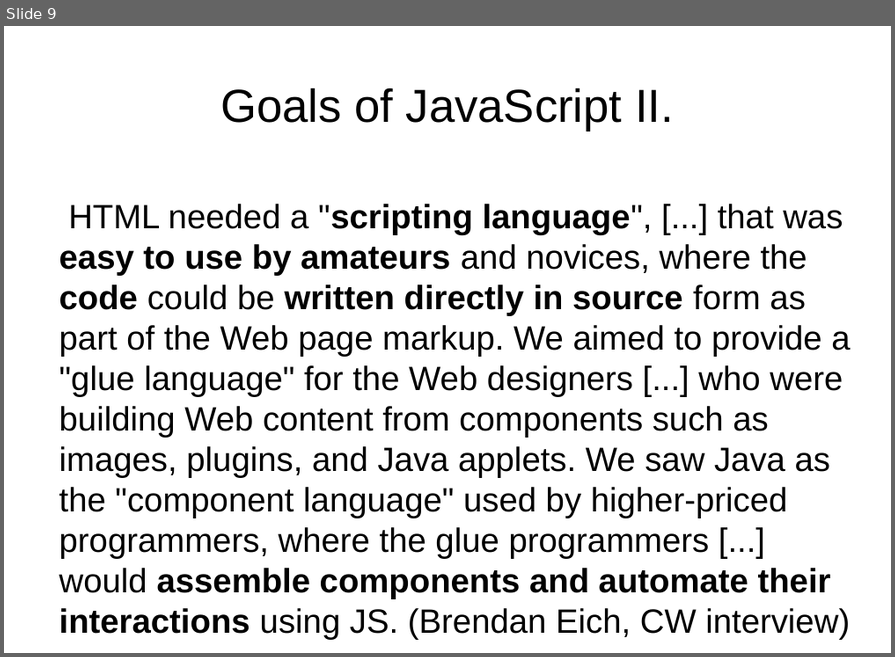
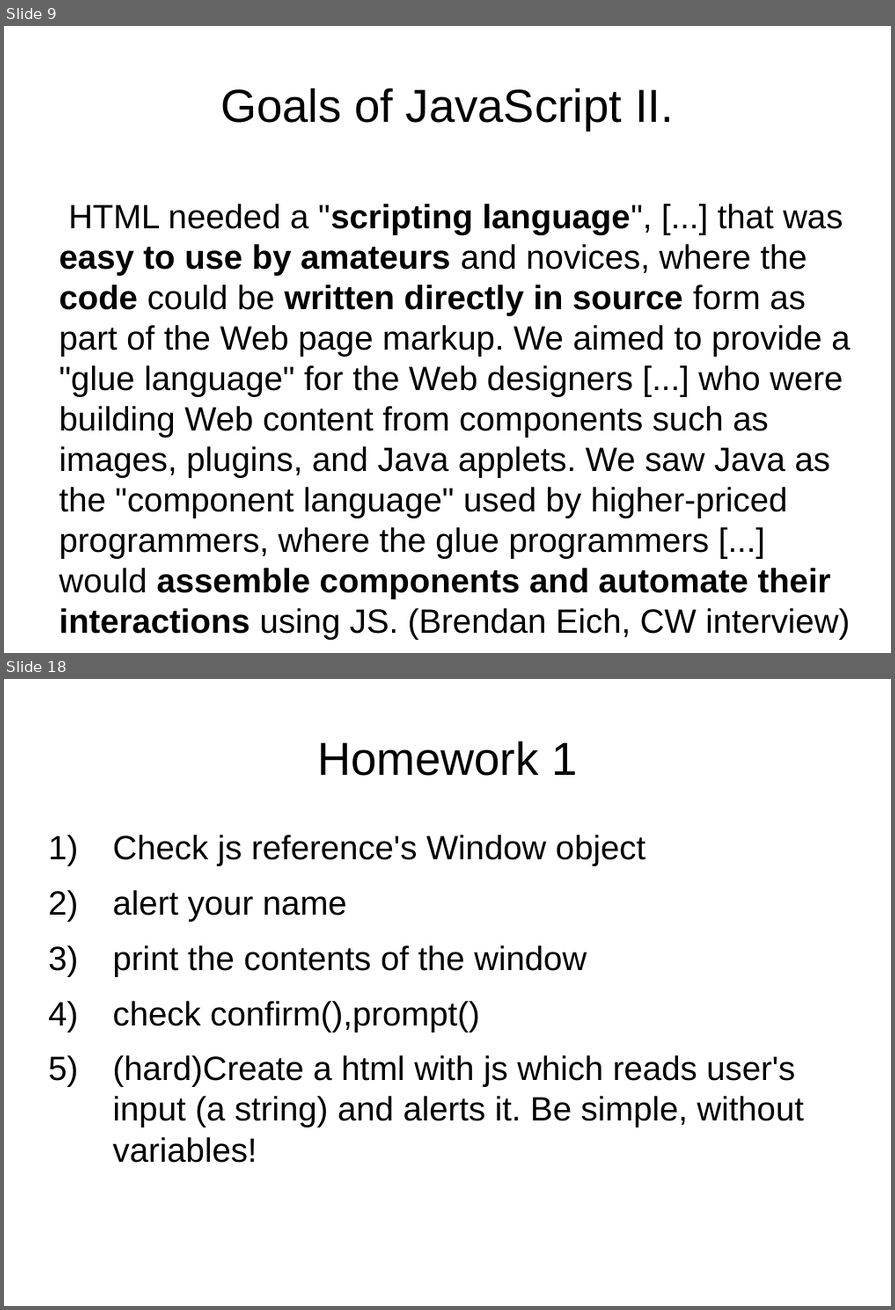
Before and after one commit to peterborkuti/other, a slide deck: JavaScriptBasics/jsbasics-slide.odp. Shown one above the other, each under a label of ours: slide 9 before the commit, slides 9 and 18 after it; the slides between them are not shown. The pictures are 895x657 and 895x1310 pixels, drawn with LibreOffice and Linux fonts; fonts in the diff are those of the drawing. Boxes give left, top, right and bottom in pixels: in the first picture for what was removed or moved away, otherwise in the second. Text is boxed around its words. In the diff, an @@ line names an element or a change of style, - is before the commit and + after.

```diff
--- a/JavaScriptBasics/jsbasics-slide.odp
+++ b/JavaScriptBasics/jsbasics-slide.odp
@@ slide 18 added at (4, 679, 891, 1306), background #FFFFFF @@
@@ title added at (317, 741, 577, 776), 44 pt, text #000000 @@
+Homework 1
@@ text added at (113, 835, 804, 1163), 32 pt, text #000000 @@
+1) Check js reference's Window object
+2) alert your name
+3) print the contents of the window
+4) check confirm(),prompt()
+5) (hard)Create a html with js which reads user's input (a string) and alerts it. Be simple, without variables!
```
Also in this commit, not shown: 7 slides changed, 8 other slides added, 2 other files.
